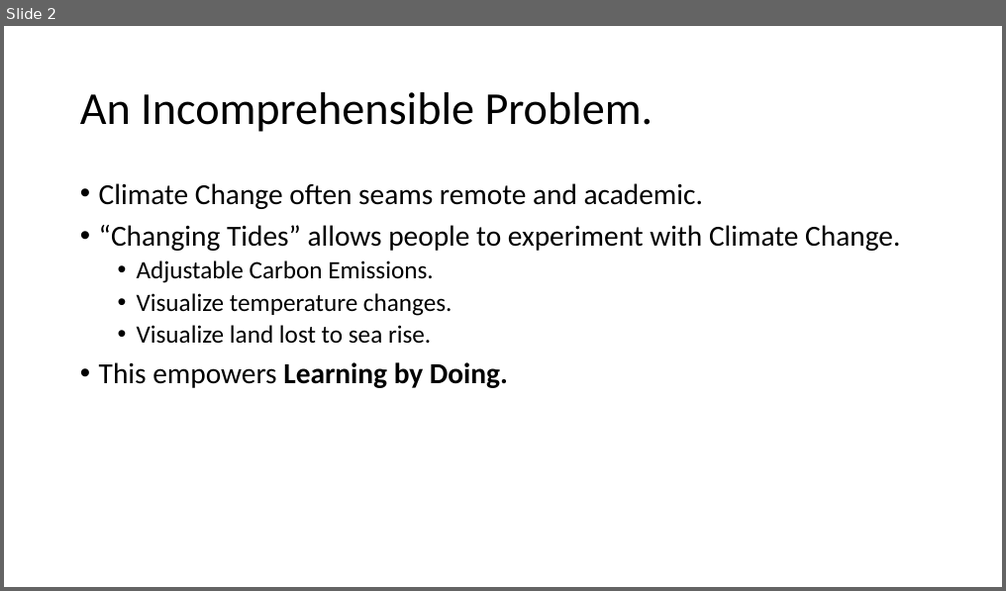
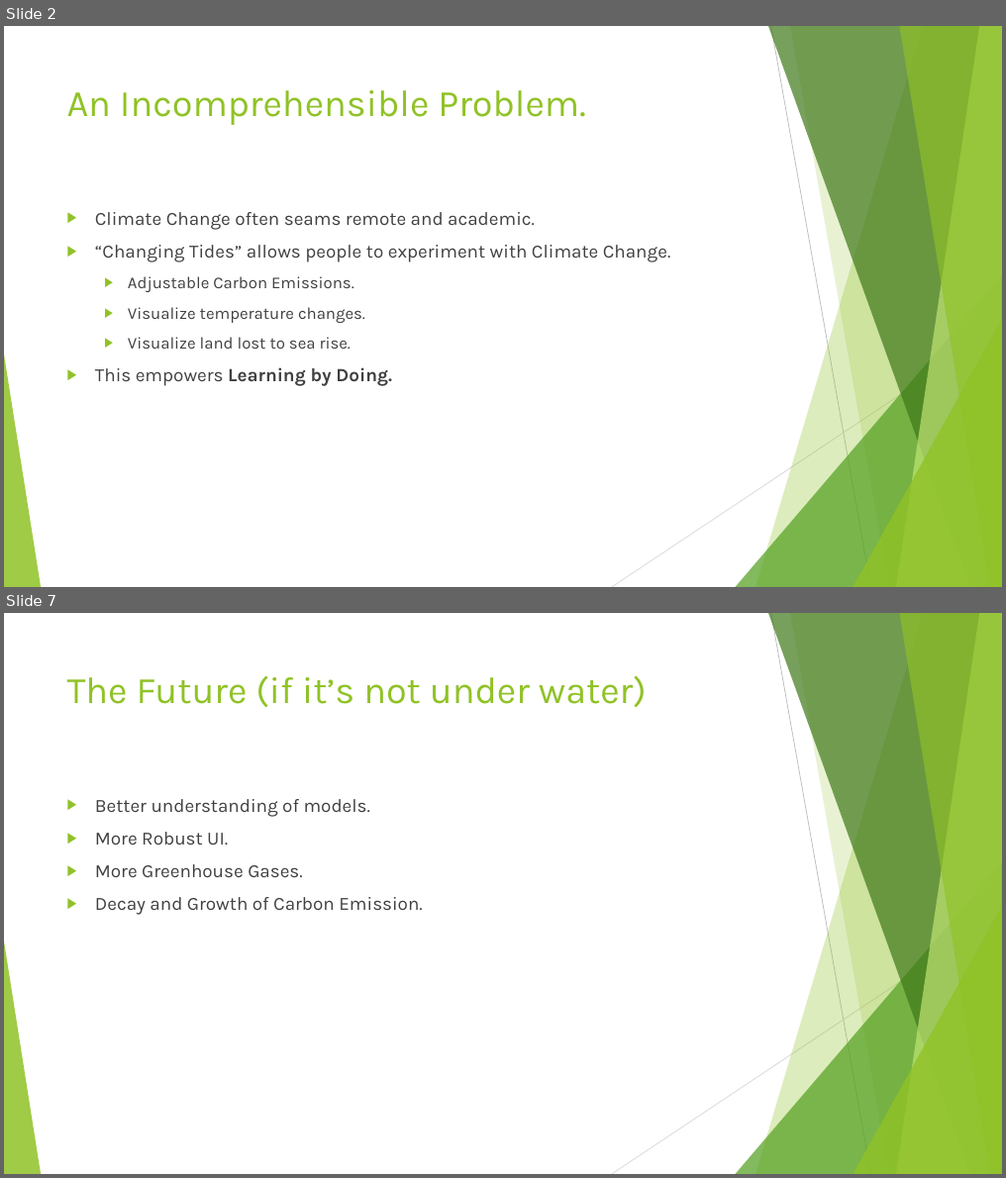
Before and after one commit to 24hOrBust/RisingTide, a slide deck: Changing Tides.pptx. Shown one above the other, each under a label of ours: slide 2 before the commit, slides 2 and 7 after it; the slides between them are not shown. The pictures are 1006x591 and 1006x1178 pixels, drawn with LibreOffice and Linux fonts; fonts in the diff are those of the drawing. Boxes give left, top, right and bottom in pixels: in the first picture for what was removed or moved away, otherwise in the second. Text is boxed around its words. In the diff, an @@ line names an element or a change of style, - is before the commit and + after.

```diff
--- a/Changing Tides.pptx
+++ b/Changing Tides.pptx
@@ slide 7 added at (4,613,1002,1174), background #FFFFFF; not listed: 10 template elements that a slide beside it also shows @@
@@ title added at (67,675,647,707), 36 pt, text #90C226 @@
+The Future (if it’s not under water)
@@ text added at (95,799,422,915), 18 pt, text #404040 @@
+▶ Better understanding of models.
+▶ More Robust UI.
+▶ More Greenhouse Gases.
+▶ Decay and Growth of Carbon Emission.
@@ slide 2 changed as well @@
@@ title "An Incomprehensible Problem.": place and size @@
-title "An Incomprehensible Problem." at (80,92,653,132)
+title "An Incomprehensible Problem." at (67,90,586,125)
@@ title "An Incomprehensible Problem." at (67,90,586,125): size 44 to 36 pt, font Calibri to Karla, text colour #000000 to #90C226; line spacing 0.9 to 1; vertical alignment middle to top @@
@@ text "Climate Change often seams remote ...": place and size @@
-text "Climate Change often seams remote ..." at (99,183,900,388)
+text "Climate Change often seams remote ..." at (95,212,671,386)
@@ text "Climate Change often seams remote ..." at (95,212,671,386): size 28 to 18 pt in "Climate Change often seams remote and academic.", "“Changing Tides” allows people to experiment with ...", "This empowers Learning by Doing."; font Calibri to Karla, text colour #000000 to #404040; size 24 to 16 pt in "Adjustable Carbon Emissions.", "Visualize temperature changes.", "Visualize land lost to sea rise."; bullet • to ▶; line spacing 0.9 to 1; more space between paragraphs @@
@@ group added at (4,26,1002,587): 5 freeform shapes, 3 triangles, 2 lines @@
```
Also in this commit, not shown: 2 other slides changed, 4 other slides added, 3 other files.
